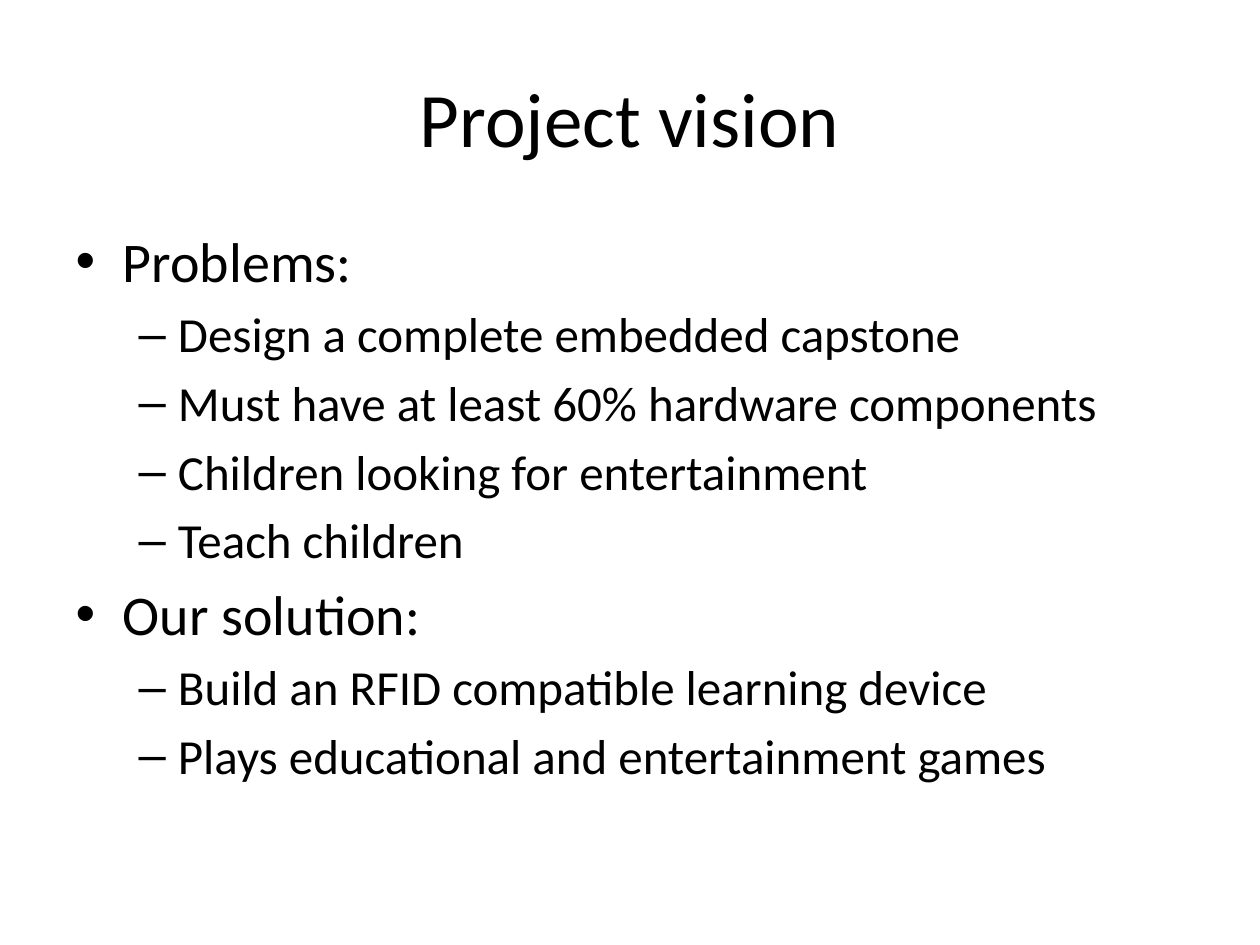
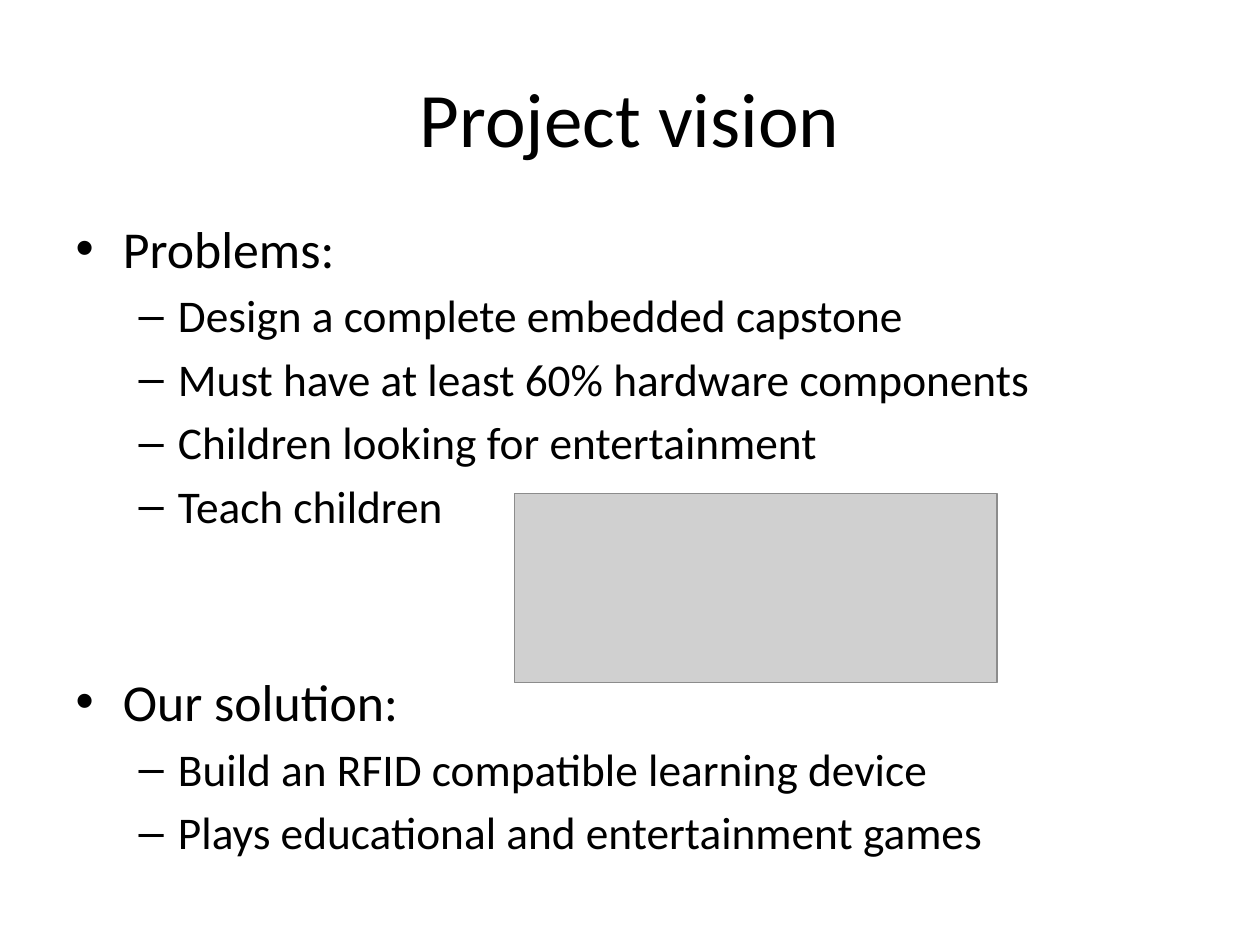
Before and after one commit to horsetailfiddlehead/ee478, a slide deck: slide 2 of Final Project/Documentation/Kaiba_Corp_Presentation.pptx. Drawn at 1260x945 pixels with LibreOffice and Linux fonts; fonts in the diff are those of the drawing; grey boxes stand for pictures. Boxes give left, top, right and bottom in pixels: in the first picture for what was removed or moved away, otherwise in the second. Text is boxed around its words. In the diff, an @@ line names an element or a change of style, - is before the commit and + after.

```diff
--- a/Final Project/Documentation/Kaiba_Corp_Presentation.pptx
+++ b/Final Project/Documentation/Kaiba_Corp_Presentation.pptx
@@ text "Problems:": place and size @@
-text "Problems:" at bbox=[123, 243, 1096, 783]
+text "Problems:" at bbox=[123, 232, 1029, 857]
@@ text "Problems:" at bbox=[123, 232, 1029, 857]: size 32 to 29.6 pt in "Problems:", "Our solution:"; size 28 to 25.9 pt in "Design a complete embedded capstone", "Must have at least 60% hardware components", "Children looking for entertainment", "Teach children" and 2 more places @@
@@ picture added at bbox=[514, 494, 997, 683] @@
```
Also in this commit, not shown: 8 other slides changed, 2 slides removed.
